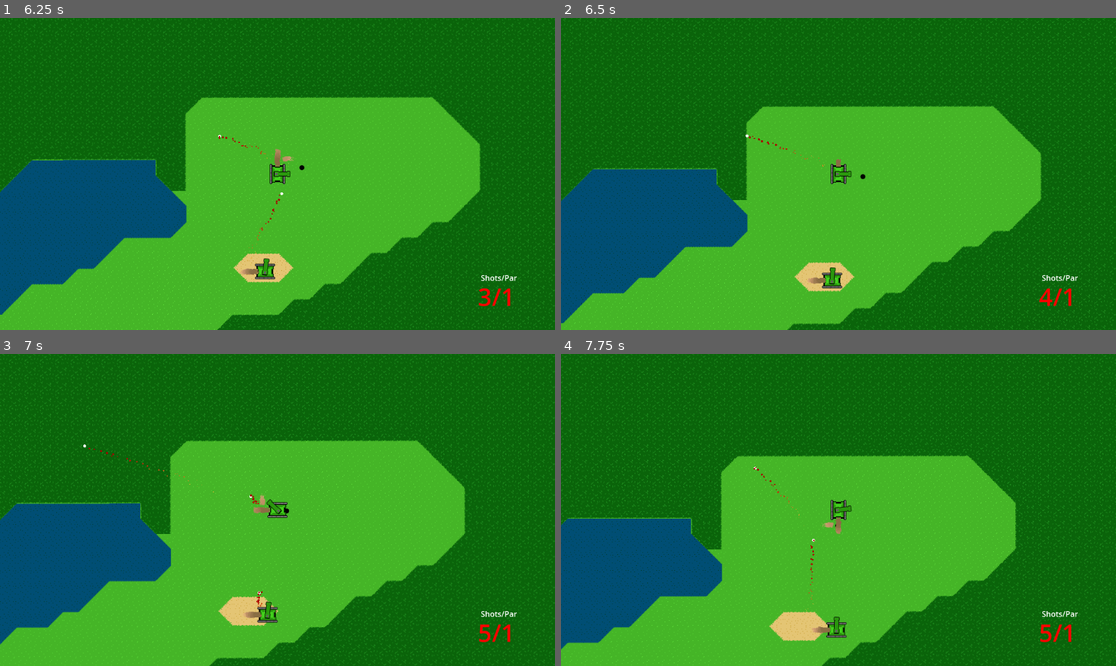
Above: before the commit, frames 1-4 (two rows, left to right).
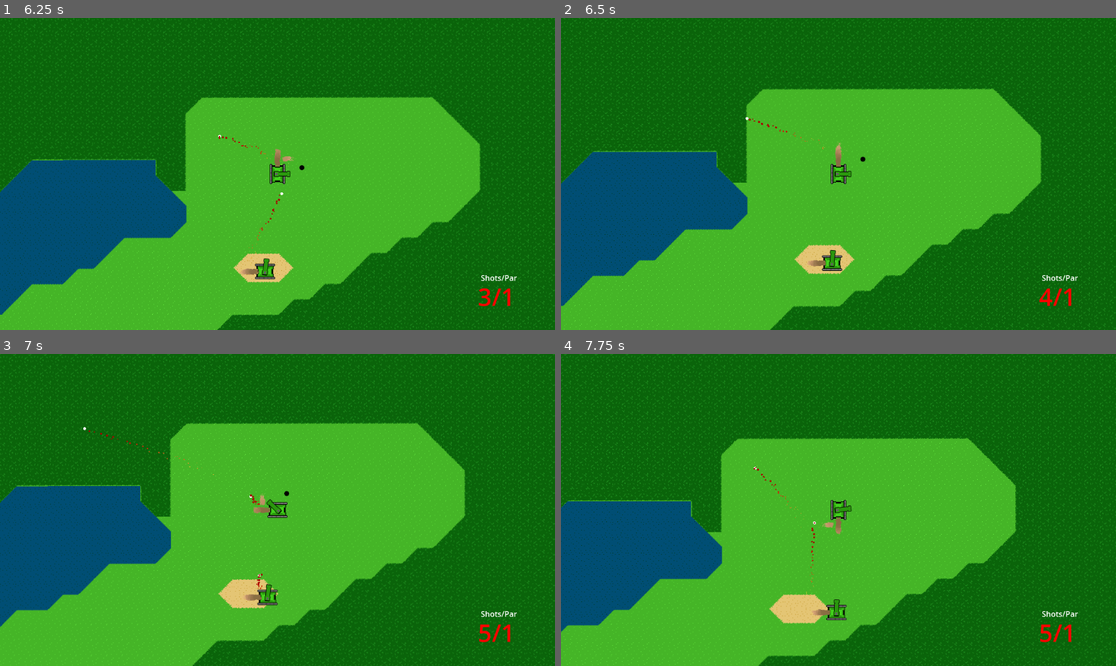
Above: after the commit, the same moments.

Repository: Sabertooth-Software/Bunker-Buster
Game: Godot game, scene res://Scenes/Levels/Hole 1.tscn
The game is run twice, just before and just after one commit, with the same random seed, the same clock (stepped at 60 frames per second) and the same inputs. The engine's default icon, where the game draws it, is replaced by a stand-in: a white triangle on a blue panel in a dark square.
Inputs (mouse positions are in pixels of both pictures, inside the frame that each line leads up to):
- Up to frame 1 (6.25 s): click "Fight!" at 0.5 s; move the mouse to (399, 158) at 1.27 s; press the mouse at (399, 158) at 1.28 s; hold Right (right) 1.28-2.03 s; move the mouse to (166, 189) at 2.02 s; release the mouse at (166, 189) at 2.03 s; hold S (down) 2.03-2.78 s; tap Space (shoot) at 2.1, 3.6, 5.1 s; move the mouse to (333, 105) at 2.77 s; press the mouse at (333, 105) at 2.78 s; hold Right (right) 2.78-3.53 s; move the mouse to (249, 236) at 3.52 s; release the mouse at (249, 236) at 3.53 s; hold Up (up) 3.53-4.28 s; move the mouse to (444, 220) at 4.27 s; press the mouse at (444, 220) at 4.28 s; hold A (left) 4.28-5.78 s; tap H (debug_finishlevel) at 4.9 s; move the mouse to (111, 127) at 5.02 s; release the mouse at (111, 127) at 5.03 s; move the mouse to (305, 174) at 5.77 s; press the mouse at (305, 174) at 5.78 s; hold S (down) from 5.78 s (still down)
- Up to frame 2 (6.5 s): keep holding S (down)
- Up to frame 3 (7 s): move the mouse to (194, 432) at 6.52 s; release S (down) at 6.53 s; release the mouse at (194, 432) at 6.53 s; hold Right (right) from 6.53 s (still down); tap Space (shoot) at 6.6 s
- Up to frame 4 (7.75 s): move the mouse to (960, 494) at 7.27 s; release Right (right) at 7.28 s; press the mouse at (960, 494) at 7.28 s; hold Up (up) from 7.28 s (still down)

Frame 1 is identical in both runs. In frame 2, 15% of the frame differs, in the area x 0-100%, y 0-100%; in frame 3, 14%; in frame 4, 14%.
Error before the commit: Invalid call. Nonexistent function 'finish_level' in base 'Node2D (ShotCounter.gd)'. (res://Scripts/MainCharacter.gd:20)

Commit message:
Small changes

Diff:
--- a/Scenes/Characters/player_tank.tscn
+++ b/Scenes/Characters/player_tank.tscn
@@ -11,6 +11,3 @@
 bullet = ExtResource("2_47anu")
 Speed = 70.0
 Bullet_Speed = 1.0
-
-[node name="ShootingComponent" parent="." index="1"]
-position = Vector2(9.87741e-13, 2.08165e-12)
--- a/Scripts/Characters/Tank.gd
+++ b/Scripts/Characters/Tank.gd
@@ -3,6 +3,7 @@
 
 @export var Speed: float = 1000
 @export var Bullet_Speed: float = 10.0
+@export var explosion: PackedScene
 
 @onready var canon: Node2D = $Canon
 @onready var body: Node2D = $Body
--- a/Scripts/MainCharacter.gd
+++ b/Scripts/MainCharacter.gd
@@ -16,9 +16,6 @@
 			var shooting_vector: Vector2 = get_global_mouse_position() - global_position
 			super.shoot(shooting_vector, bullet)
 			ShotCounter.shoot.emit()
-		if Input.is_action_just_pressed("debug_finishlevel"):
-			ShotCounter.finish_level()
-
 
 func _physics_process(_delta):
 	if GameModeManager.get_current_mode() == GameModeManager.Mode.TANKS:
@@ -31,5 +28,4 @@
 func _on_hit(body_rid: RID, _body: Node2D, body_shape_index: int, local_shape_index: int):
 	super._on_hit(body_rid, _body, body_shape_index, local_shape_index)
 	if _body is Bullet and self not in _body.get_collision_exceptions():
-		global_position = _start_position
 		ShotCounter.shoot.emit()
--- a/Scripts/Objects/golf_ball.gd
+++ b/Scripts/Objects/golf_ball.gd
@@ -22,7 +22,7 @@
 	_deccel = terrain_map[Terrain.Type.GRASS]
 
 func _process(_delta):
-	if GameModeManager.get_current_mode() == GameModeManager.Mode.GOLF:
+	if GameModeManager.get_current_mode() == GameModeManager.Mode.GOLF and linear_velocity.length() < 5:
 		if Input.is_action_just_pressed("putt"):
 			arrow.visible = true
 			_start_position = get_global_mouse_position()
